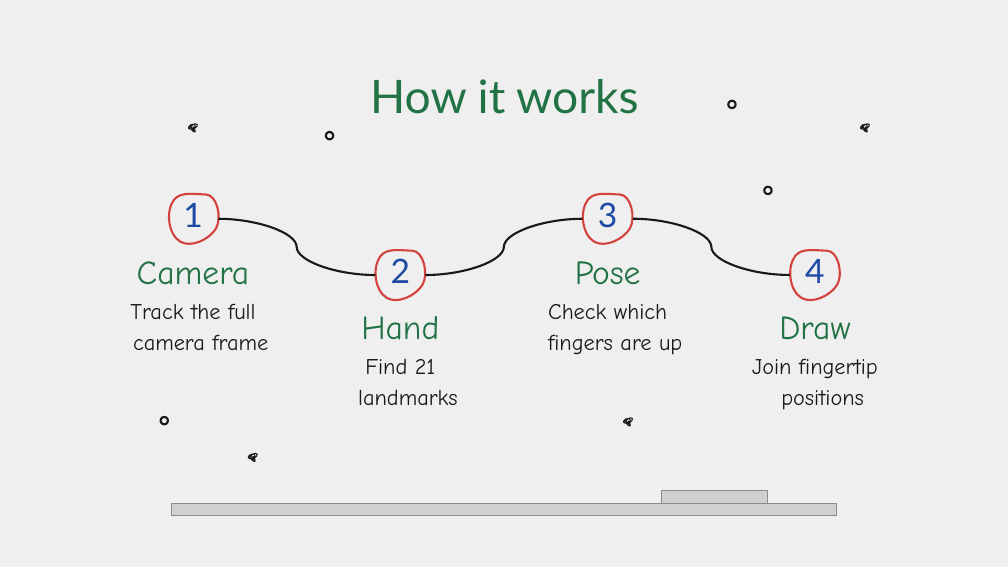
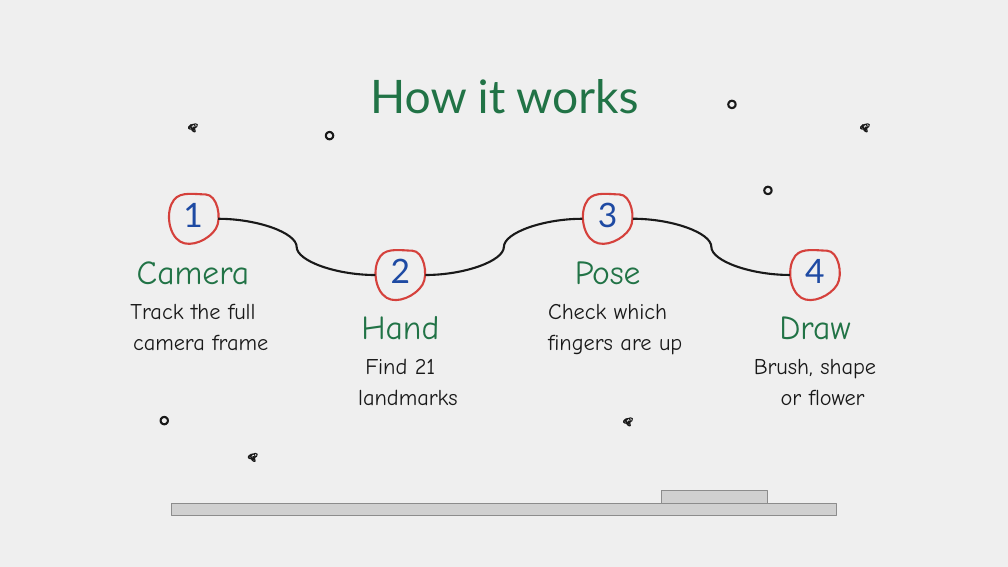
Before and after one commit to thiyatira/AirInk, a slide deck: slide 6 of documents/presentation/AirInk_Presentation.pptx. Drawn at 1008x567 pixels with LibreOffice and Linux fonts; fonts in the diff are those of the drawing; grey boxes stand for pictures; background and template pictures are left out. Boxes give left, top, right and bottom in pixels: in the first picture for what was removed or moved away, otherwise in the second. Text is boxed around its words. In the diff, an @@ line names an element or a change of style, - is before the commit and + after.

Commit message:
Add brushes, shapes, flower stamps, undo/redo and colourful themes
- Nine brushes, eraser, eight shapes and eight flower stamps
- Undo/redo (30 steps) with a hold-two-fingers undo gesture
- Five UI themes, ten boards, colour picker, gallery and snapshot
- 26 automated checks in tests/
- Update report and presentation (PPTX + PDF) and screenshots

```diff
--- a/documents/presentation/AirInk_Presentation.pptx
+++ b/documents/presentation/AirInk_Presentation.pptx
@@ text at box(754, 359, 876, 405): text changed @@
-Join fingertip
-positions
+Brush, shape
+or flower
```
Also in this commit, not shown: 6 other slides changed, 1 slide added, 1 slide removed, 11 other files.
